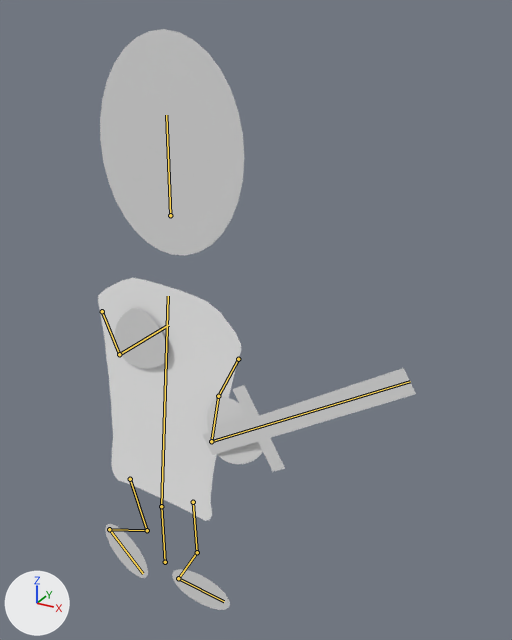
The Blender file SFG_UnityProject/Assets/2d Character/Master Rigged Character.blend: old version first, new version second.
Both versions are drawn from a 50 mm camera at (4.56, -5.82, 3.53) aimed at (1.21, 0.27, 0.48). The lights are fixed; the arrows at lower left show +X, +Y and +Z. Both versions are drawn at frame 95 of the action 'ArmatureAction'; the numbers are the values there. The bones that bend it are drawn over the model as lines.

In view in the first picture: 'Body', 'Head', 'Left Arm', 'Left Foot', 'Plane', 'Right Arm', 'Right Foot'.
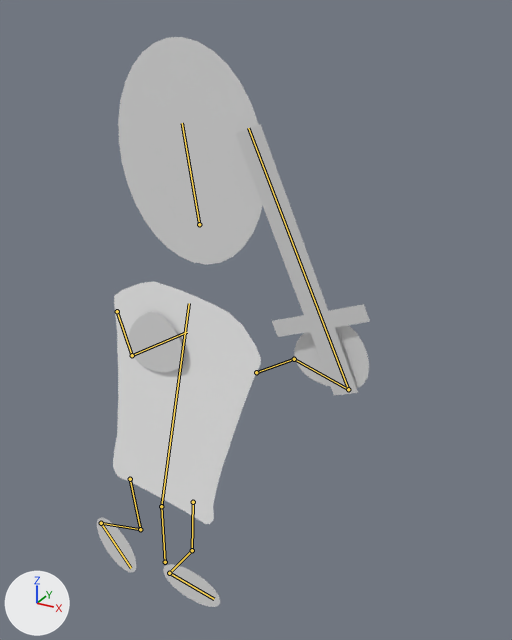
What the commit changed:
Bone 'Body' (bone_body) turns from (0, 0, -5) to (0, 1, -11) degrees about its own x, y and z.
Bone 'L.Forearm' (bone_l_forearm) turns from (4, 2, -110) to (6, 2, 44) degrees about its own x, y and z.
Bone 'L.Hand' (bone_l_hand) turns from (58, -1, 0) to (-13, -2, 3) degrees about its own x, y and z.
Bone 'Head' (bone_head) turns from (0, 0, 5) to (0, -2, 20) degrees about its own x, y and z.
Bone 'R.Thigh' (bone_r_thigh) turns from (-18, 0, 0) to (-11, -1, 0) degrees about its own x, y and z.
Bone 'L.Thigh' (bone_l_thigh) turns from (2, 0, 0) to (8, -1, 0) degrees about its own x, y and z.

Boxes [x1, y1, x2, y2] around the edits, measured in the pictures (512 x 640 px):
'Head', posed: before [100, 29, 244, 255]; after [118, 37, 262, 265]
'Body', posed: before [98, 278, 241, 521]; after [113, 281, 261, 524]
'Plane', posed (37% narrower, 159% taller): before [202, 368, 416, 472]; after [236, 124, 370, 395]
'Left Arm', posed (33% wider): before [207, 397, 263, 464]; after [294, 325, 369, 388]
'Right Arm', posed: before [115, 308, 168, 369]; after [128, 312, 184, 372]
'Left Foot', posed: before [172, 569, 230, 610]; after [163, 564, 220, 607]
'Right Foot', posed (9% narrower): before [105, 524, 148, 578]; after [97, 518, 136, 572]
bone 'Body', root to tip: before (161, 506) to (168, 296); after (161, 506) to (189, 303)
bone 'L.Forearm', root to tip: before (238, 359) to (218, 396); after (256, 372) to (294, 359)
bone 'L.Hand', root to tip: before (218, 396) to (211, 441); after (294, 359) to (348, 389)
bone 'Head', root to tip: before (170, 215) to (166, 115); after (199, 224) to (182, 123)
bone 'R.Thigh', root to tip: before (130, 479) to (147, 530); after (130, 479) to (140, 529)
bone 'L.Thigh', root to tip: before (193, 502) to (197, 552); after (193, 502) to (192, 550)
